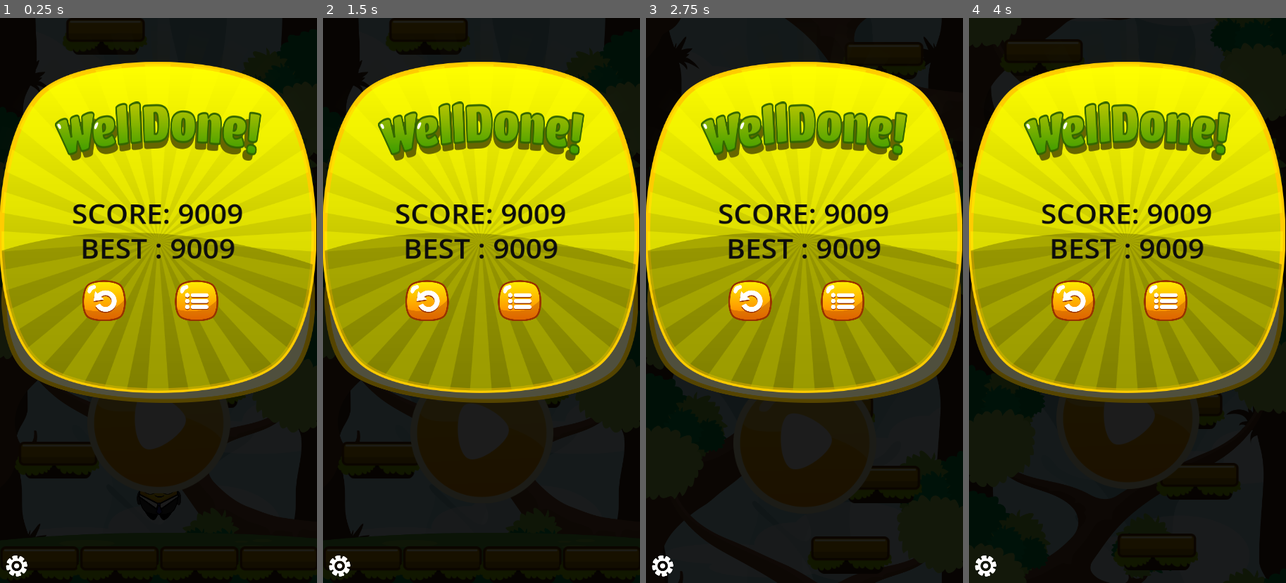
Above: before the commit, frames 1-4 (left to right).
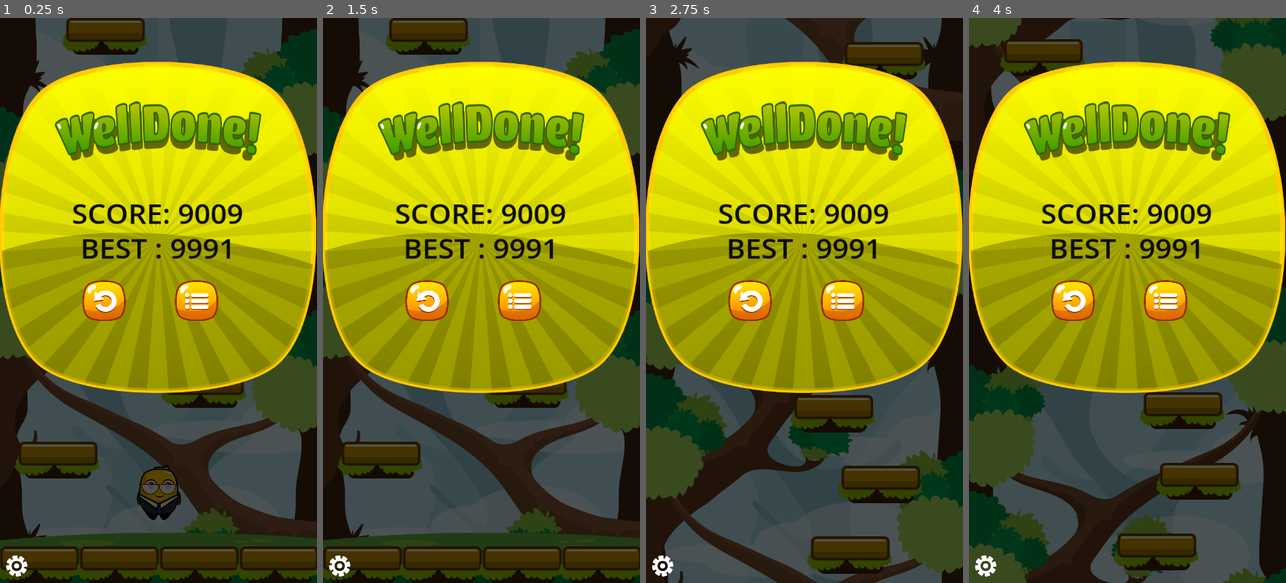
Above: after the commit, the same moments.

Repository: Nhanth123/jumper-mobile
Game: Godot game, scene res://scenes/main.tscn
Same seed, same stepped clock (60 frames per second), same inputs: the game is played once before the commit and once after it.
Inputs (mouse positions are in pixels of both pictures, inside the frame that each line leads up to):
- Up to frame 1 (0.25 s): no input
- Up to frame 2 (1.5 s): click (427, 300) at 0.5 s; click (408, 334) at 1.27 s
- Up to frame 3 (2.75 s): click (842, 300) at 2 s
- Up to frame 4 (4 s): click (1190, 334) at 2.77 s; click (1127, 430) at 3.52 s

The runs differ from the first frame. In frame 1, 38% of the frame differs, in the area x 0-100%, y 0-100%; in frame 2, 38%; in frame 3, 38%; in frame 4, 40%.

Commit message:
Implement screen to capture button.

Diff:
--- a/scenes/game_over_screen.tscn
+++ b/scenes/game_over_screen.tscn
@@ -89,7 +89,7 @@
 offset_bottom = 88.4809
 grow_horizontal = 2
 grow_vertical = 2
-text = "BEST : 9009"
+text = "BEST : 9991"
 label_settings = SubResource("LabelSettings_1lxfh")
 horizontal_alignment = 1
 
--- a/scenes/screens.tscn
+++ b/scenes/screens.tscn
@@ -12,8 +12,10 @@
 script = ExtResource("1_42j5j")
 
 [node name="TitleScreen" parent="." instance=ExtResource("3_mg3nv")]
+visible = false
 
 [node name="PauseScreen" parent="." instance=ExtResource("4_gy7p2")]
+visible = false
 
 [node name="GameOverScreen" parent="." instance=ExtResource("4_i8ulc")]
 
@@ -25,6 +27,7 @@
 anchor_bottom = 1.0
 grow_horizontal = 2
 grow_vertical = 2
+mouse_filter = 2
 
 [node name="ConsoleLog" type="Control" parent="Debug" groups=["debug_console"]]
 layout_mode = 1
--- a/scenes/title_screen.tscn
+++ b/scenes/title_screen.tscn
@@ -9,7 +9,7 @@
 tracks/0/type = "value"
 tracks/0/imported = false
 tracks/0/enabled = true
-tracks/0/path = NodePath("Control/Play:position")
+tracks/0/path = NodePath("Control/TitlePlay:position")
 tracks/0/interp = 1
 tracks/0/loop_wrap = true
 tracks/0/keys = {
@@ -26,7 +26,7 @@
 tracks/0/type = "value"
 tracks/0/imported = false
 tracks/0/enabled = true
-tracks/0/path = NodePath("Control/Play:position")
+tracks/0/path = NodePath("Control/TitlePlay:position")
 tracks/0/interp = 2
 tracks/0/loop_wrap = true
 tracks/0/keys = {
@@ -79,7 +79,7 @@
 grow_vertical = 2
 texture = ExtResource("1_ha2h7")
 
-[node name="Play" parent="Control" instance=ExtResource("2_tlk2o")]
+[node name="TitlePlay" parent="Control" instance=ExtResource("2_tlk2o")]
 layout_mode = 1
 anchors_preset = 8
 anchor_left = 0.5
--- a/scripts/ScreenButton.gd
+++ b/scripts/ScreenButton.gd
@@ -1,4 +1,5 @@
 extends TextureButton
+class_name  ScreenButton
 
 signal clicked(button)
 
--- a/scripts/screens.gd
+++ b/scripts/screens.gd
@@ -5,8 +5,35 @@
 func _ready():
 	console.visible = false
 
+	register_buttons()
+
 func _process(_delta):
 	pass
 
+func register_buttons():
+	var group_buttons = get_tree().get_nodes_in_group("buttons")
+	if group_buttons.size() > 0:
+		for button in group_buttons:
+			if button is ScreenButton:
+				button.clicked.connect(_on_button_pressed)
+
+func _on_button_pressed(button):
+	match button.name:
+		"TitlePlay":
+			print("Title play pressed")
+		"PauseText":
+			print("PausePlay pressed")
+		"PauseRetry":
+			print("PauseRetry")
+		"PauseBack":
+			print("PauseBack")
+		"PauseClose":
+			print("PauseClose")
+		"GameOverRetry":
+			print("GameOverRetry")
+		"GameOverBack":
+			print("GameOverBack")
+
+
 func _on_toggle_console_pressed():
 	console.visible = !console.visible
